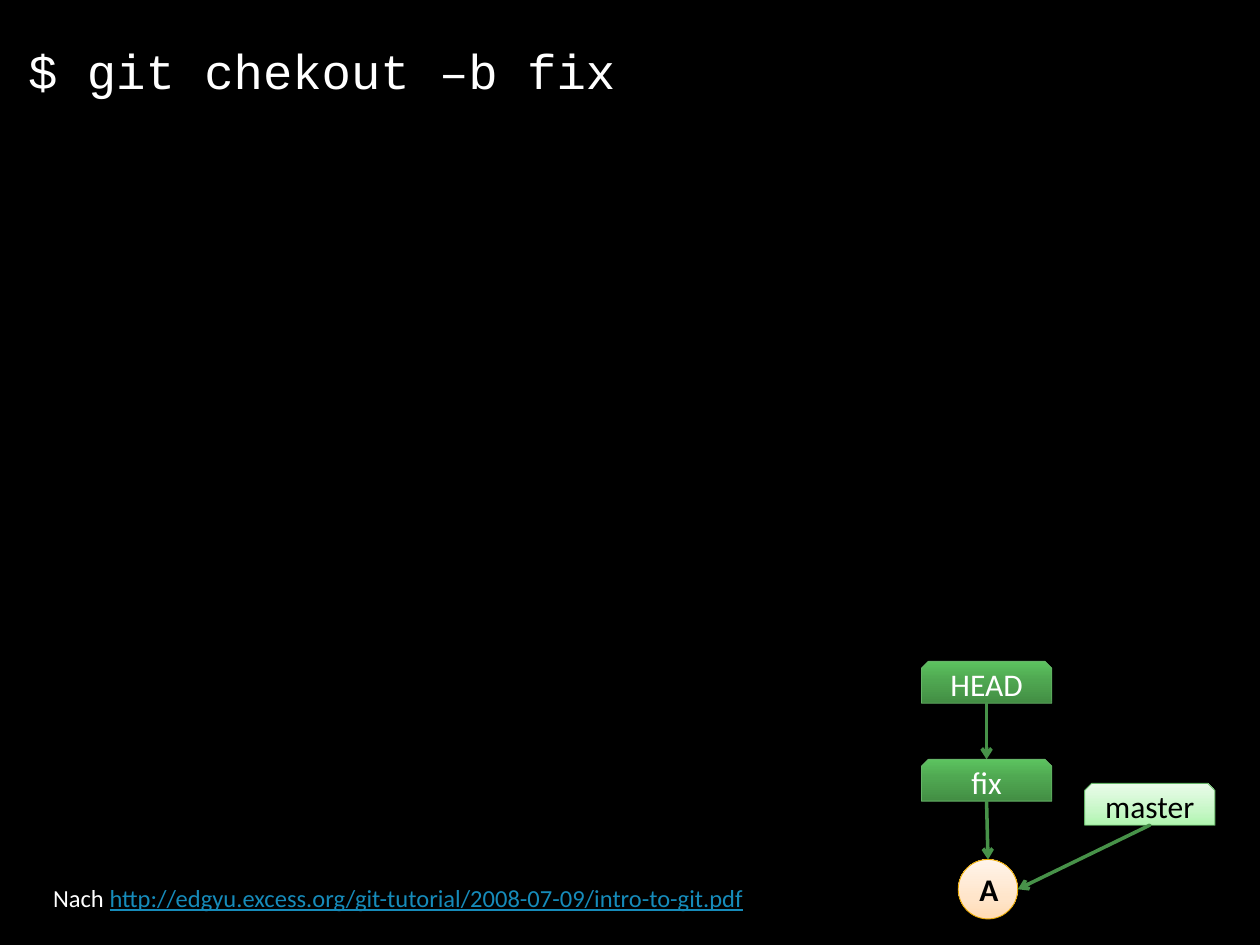
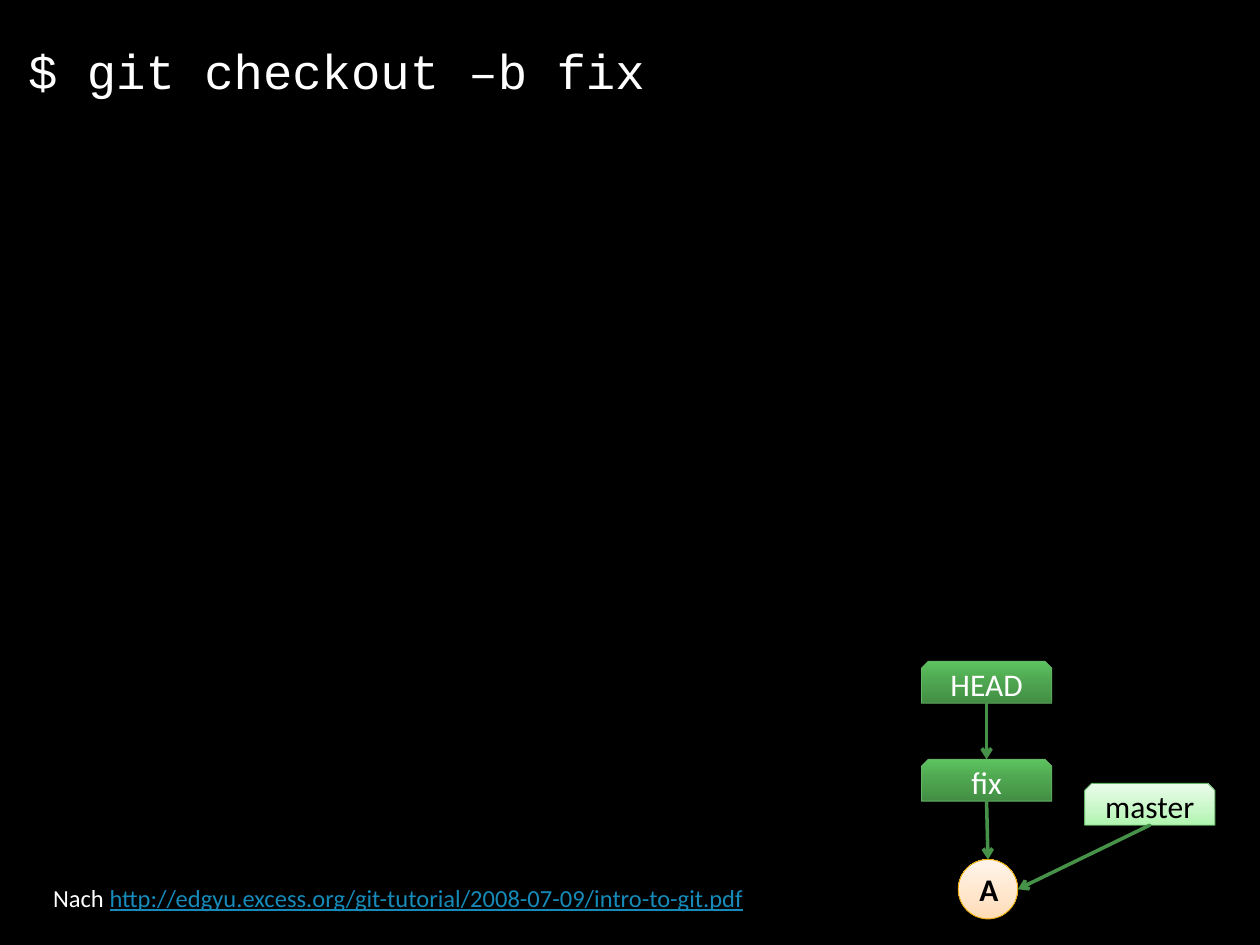
Before and after one commit to forki/GitTalk, a slide deck: slide 22 of GitTalk.pptx. Drawn at 1260x945 pixels with LibreOffice and Linux fonts; fonts in the diff are those of the drawing. Boxes give left, top, right and bottom in pixels: in the first picture for what was removed or moved away, otherwise in the second. Text is boxed around its words. In the diff, an @@ line names an element or a change of style, - is before the commit and + after.

```diff
--- a/GitTalk.pptx
+++ b/GitTalk.pptx
@@ text at (x1=87, y1=54, x2=645, y2=99): text changed @@
-$ git chekout –b fix
+$ git checkout –b fix
```
Also in this commit, not shown: 5 other slides changed.
